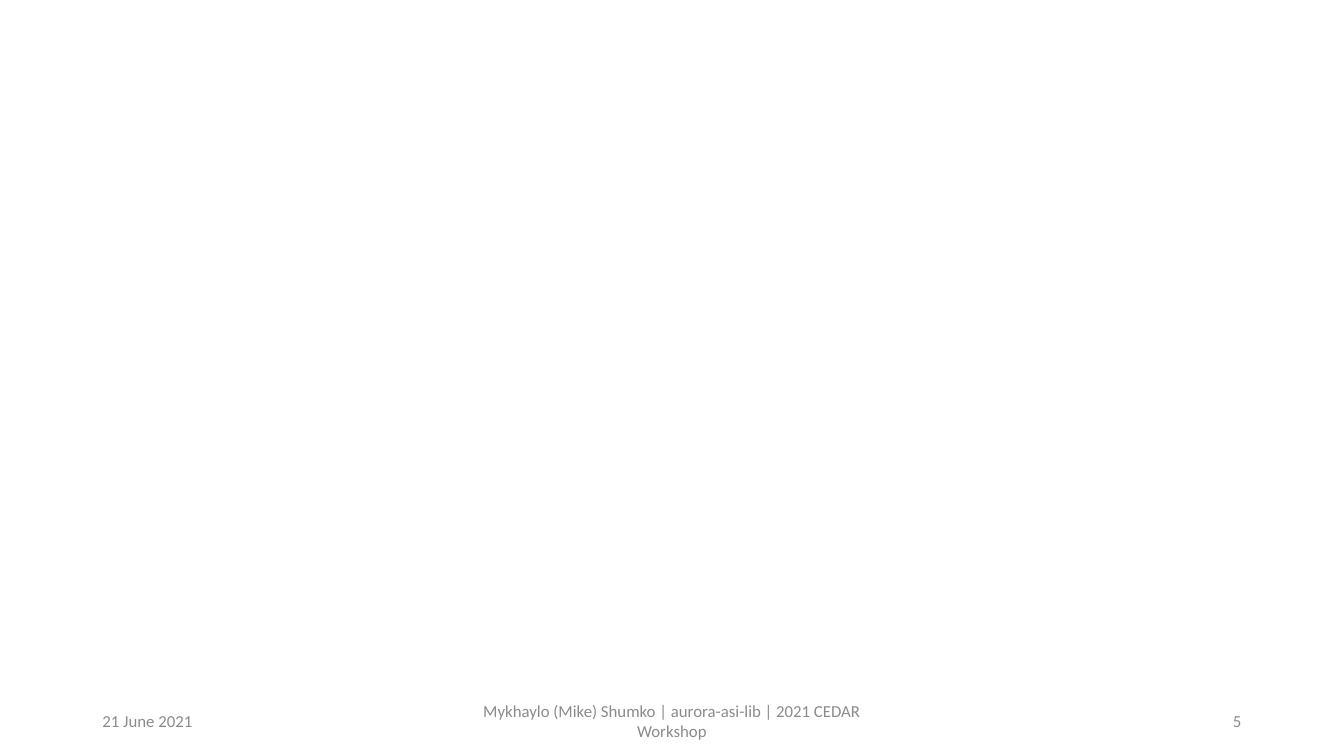
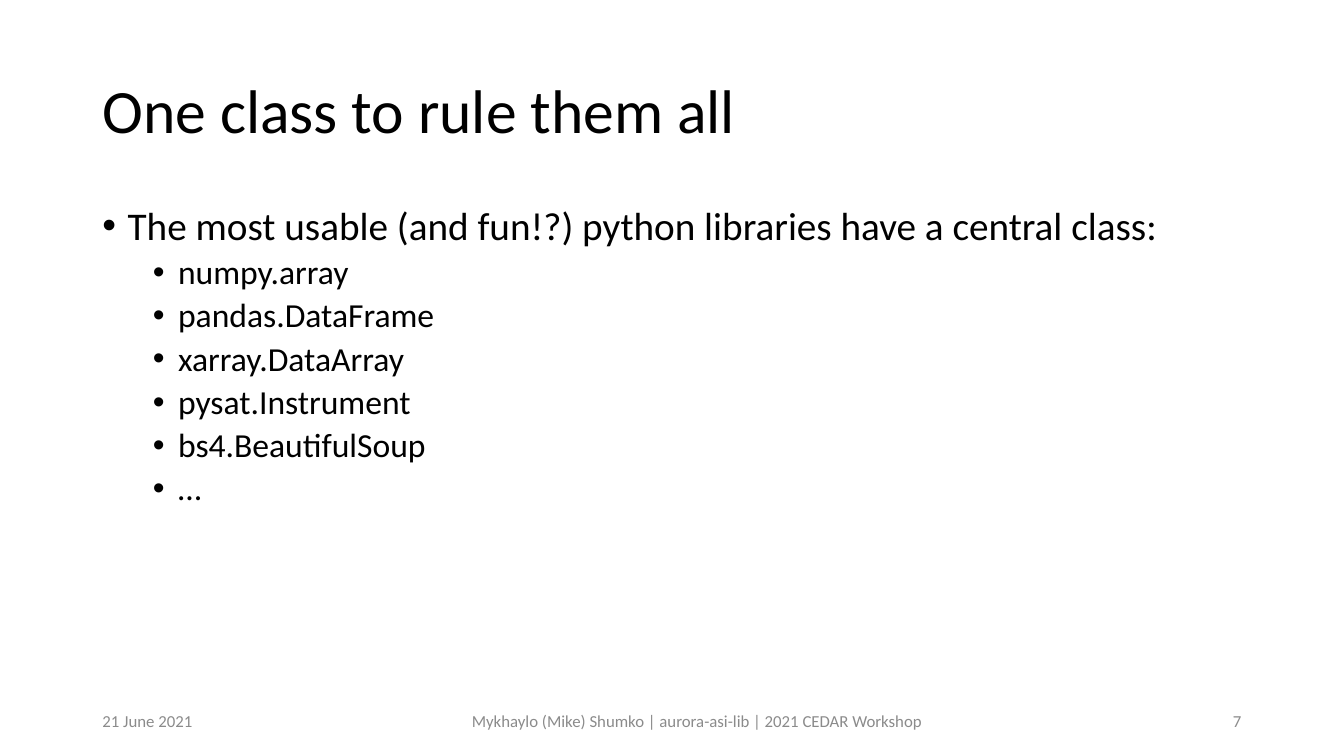
Before and after one commit to mshumko/asilib, a slide deck: slide 7 of presentations/2021_cedar_shumko_asilib.pptx (slide 5 before the commit). Drawn at 1344x756 pixels with LibreOffice and Linux fonts; fonts in the diff are those of the drawing. Boxes give left, top, right and bottom in pixels: in the first picture for what was removed or moved away, otherwise in the second. Text is boxed around its words. In the diff, an @@ line names an element or a change of style, - is before the commit and + after.

```diff
--- a/presentations/2021_cedar_shumko_asilib.pptx
+++ b/presentations/2021_cedar_shumko_asilib.pptx
@@ title added at (x1=102, y1=90, x2=735, y2=134), 44 pt, text #000000 @@
+One class to rule them all
@@ text added at (x1=128, y1=211, x2=1156, y2=463), 24 pt, text #000000 @@
+• The most usable (and fun!?) python libraries have a central class:
+  • numpy.array
+  • pandas.DataFrame
+  • xarray.DataArray
+  • pysat.Instrument
+  • bs4.BeautifulSoup
+  • …
@@ text "Mykhaylo (Mike) Shumko | aurora-asi-lib ..." rewrapped from (x1=483, y1=705, x2=860, y2=740) to (x1=472, y1=715, x2=921, y2=730) @@
@@ page number at (x1=1233, y1=716, x2=1241, y2=727): text changed @@
-5
+7
```
Also in this commit, not shown: 6 other slides changed, 3 slides added, 1 other file.
